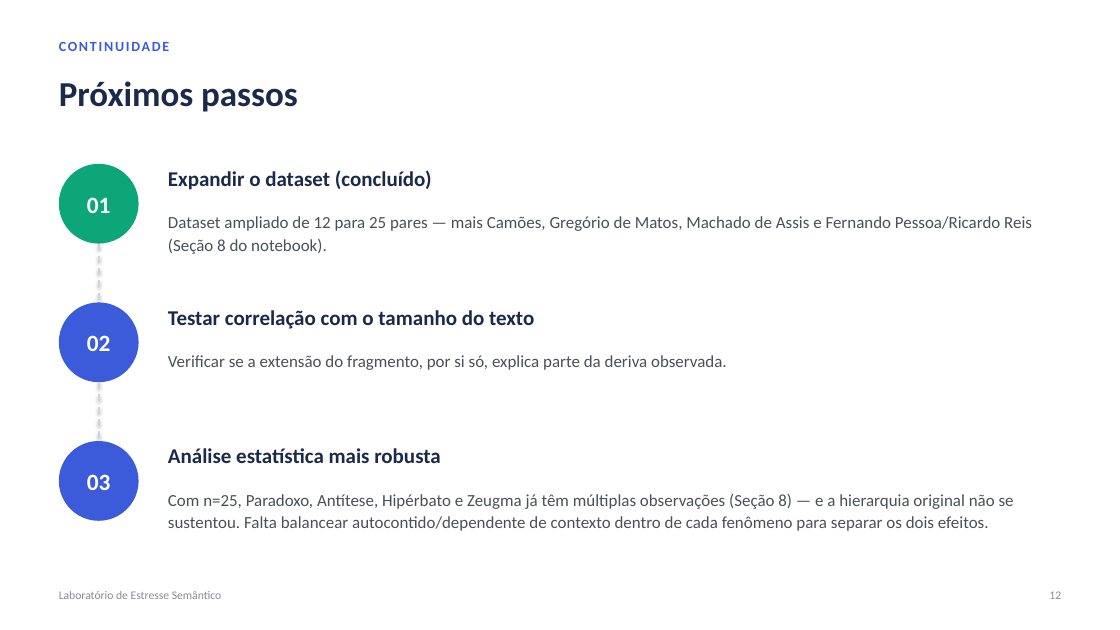
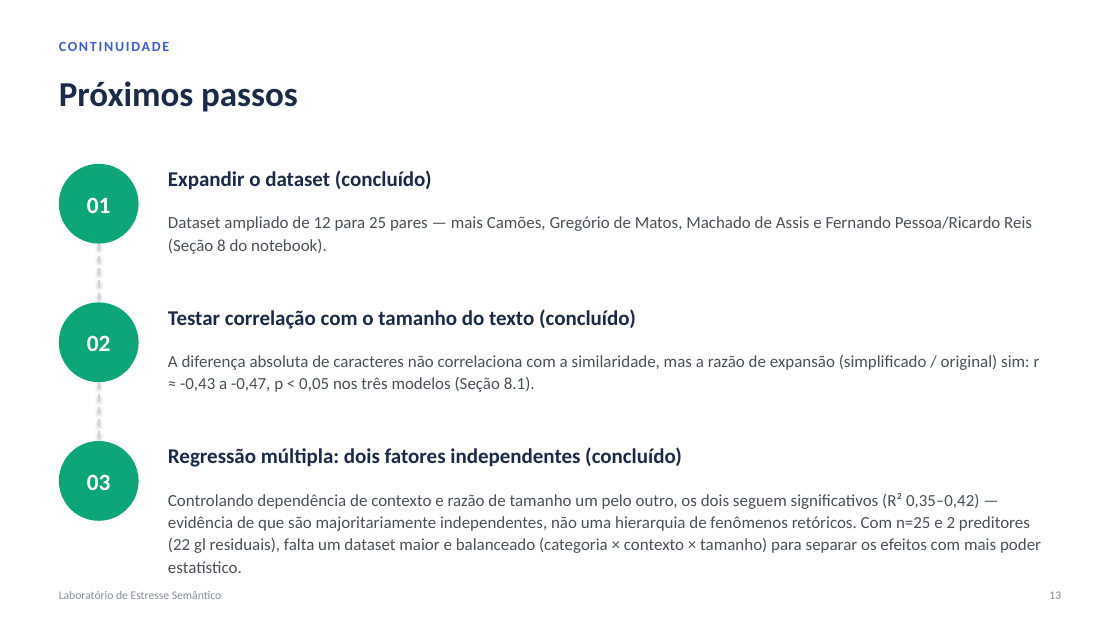
Before and after one commit to lalabohm/semantic-stress-lab, a slide deck: slide 13 of apresentacao/laboratorio_estresse_semantico.pptx (slide 12 before the commit). Drawn at 1120x630 pixels with LibreOffice and Linux fonts; fonts in the diff are those of the drawing. Boxes give left, top, right and bottom in pixels: in the first picture for what was removed or moved away, otherwise in the second. Text is boxed around its words. In the diff, an @@ line names an element or a change of style, - is before the commit and + after.

```diff
--- a/apresentacao/laboratorio_estresse_semantico.pptx
+++ b/apresentacao/laboratorio_estresse_semantico.pptx
@@ ellipse "02" at (59,302,139,382): fill #3B5BDB to #0CA678 @@
@@ text at (168,309,636,329): text changed @@
-Testar correlação com o tamanho do texto
+Testar correlação com o tamanho do texto (concluído)
@@ text at (168,355,1040,392): text changed @@
-Verificar se a extensão do fragmento, por si só, explica parte da deriva observada.
+A diferença absoluta de caracteres não correlaciona com a similaridade, mas a razão de expansão (simplificado / original) sim: r ≈ -0,43 a -0,47, p < 0,05 nos três modelos (Seção 8.1).
@@ ellipse "03" at (59,441,139,521): fill #3B5BDB to #0CA678 @@
@@ text at (168,447,682,467): text changed @@
-Análise estatística mais robusta
+Regressão múltipla: dois fatores independentes (concluído)
@@ text at (168,493,1041,553): text changed @@
-Com n=25, Paradoxo, Antítese, Hipérbato e Zeugma já têm múltiplas observações (Seção 8) — e a hierarquia original não se sustentou. Falta balancear autocontido/dependente de contexto dentro de cada fenômeno para separar os dois efeitos.
+Controlando dependência de contexto e razão de tamanho um pelo outro, os dois seguem significativos (R² 0,35–0,42) — evidência de que são majoritariamente independentes, não uma hierarquia de fenômenos retóricos. Com n=25 e 2 preditores (22 gl residuais), falta um dataset maior e balanceado (categoria × contexto × tamanho) para separar os efeitos com mais poder estatístico.
```
Also in this commit, not shown: 1 other slide changed, 1 slide added, 8 other files.
